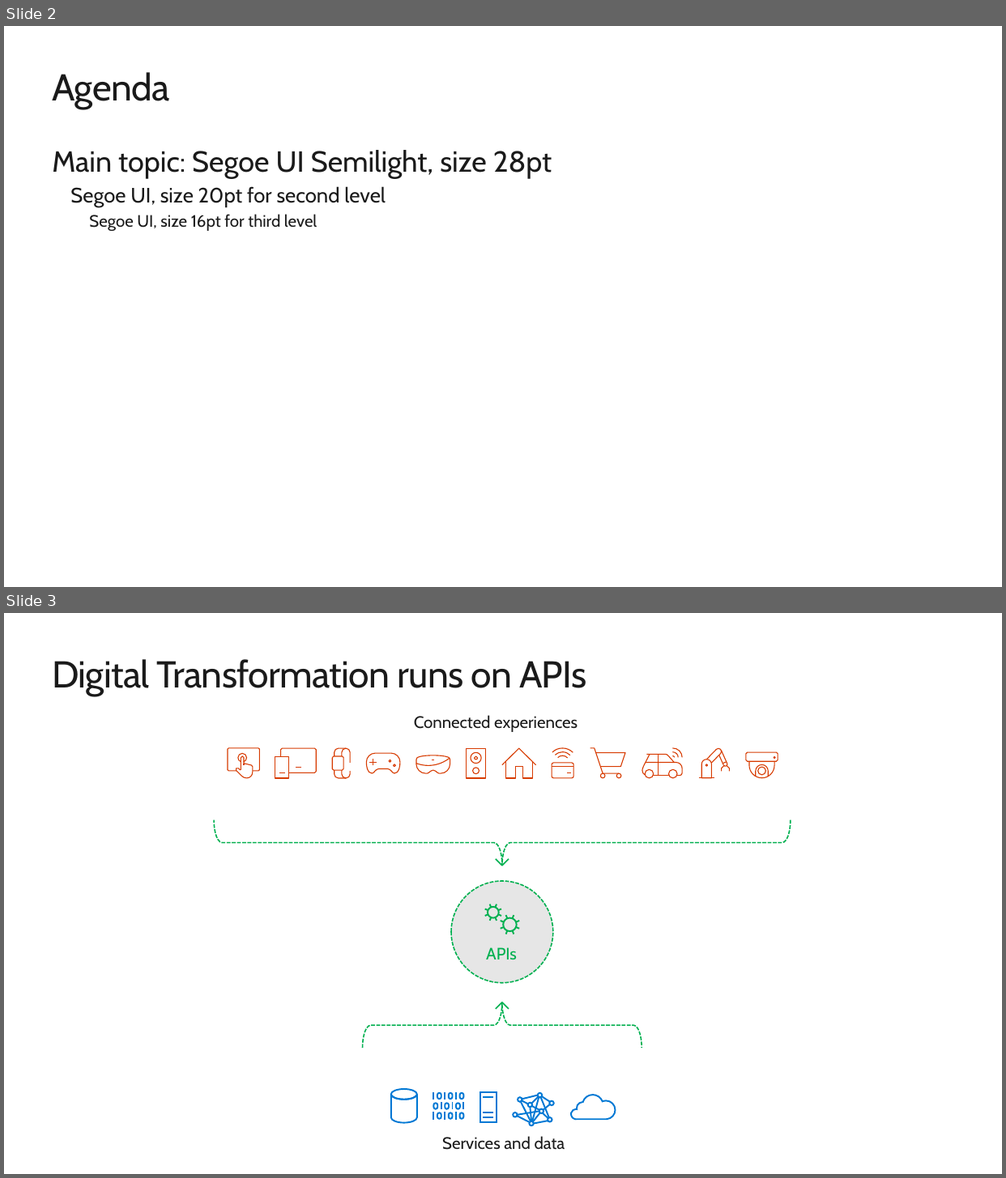
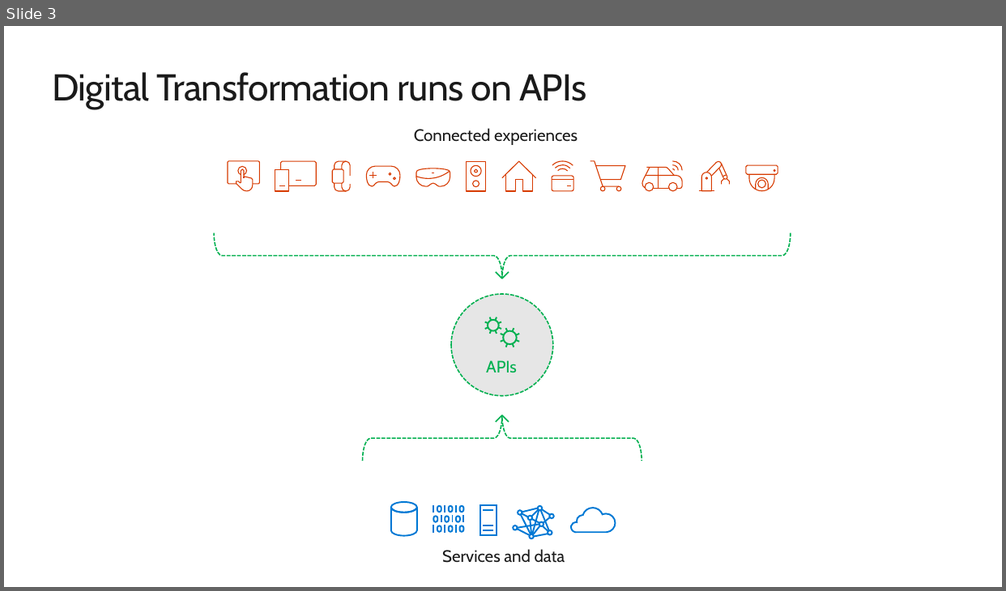
Before and after one commit to rbickel/TDCAPIM, a slide deck: API Management.pptx. Shown one above the other, each under a label of ours: slides 2 and 3 before the commit, slide 3 after it. The pictures are 1006x1178 and 1006x591 pixels, drawn with LibreOffice and Linux fonts; fonts in the diff are those of the drawing; background and template pictures are left out. Boxes give left, top, right and bottom in pixels: in the first picture for what was removed or moved away, otherwise in the second. Text is boxed around its words. In the diff, an @@ line names an element or a change of style, - is before the commit and + after.

```diff
--- a/API Management.pptx
+++ b/API Management.pptx
@@ slide 2 removed at [4,26,1002,587], background #FFFFFF @@
@@ title removed at [52,72,169,109] @@
-Agenda
@@ text removed at [52,150,552,231] @@
-Main topic: Segoe UI Semilight, size 28pt
-  Segoe UI, size 20pt for second level
-    Segoe UI, size 16pt for third level
```
Also in this commit, not shown: 5 slides changed, 2 slides added, 3 other slides removed.
